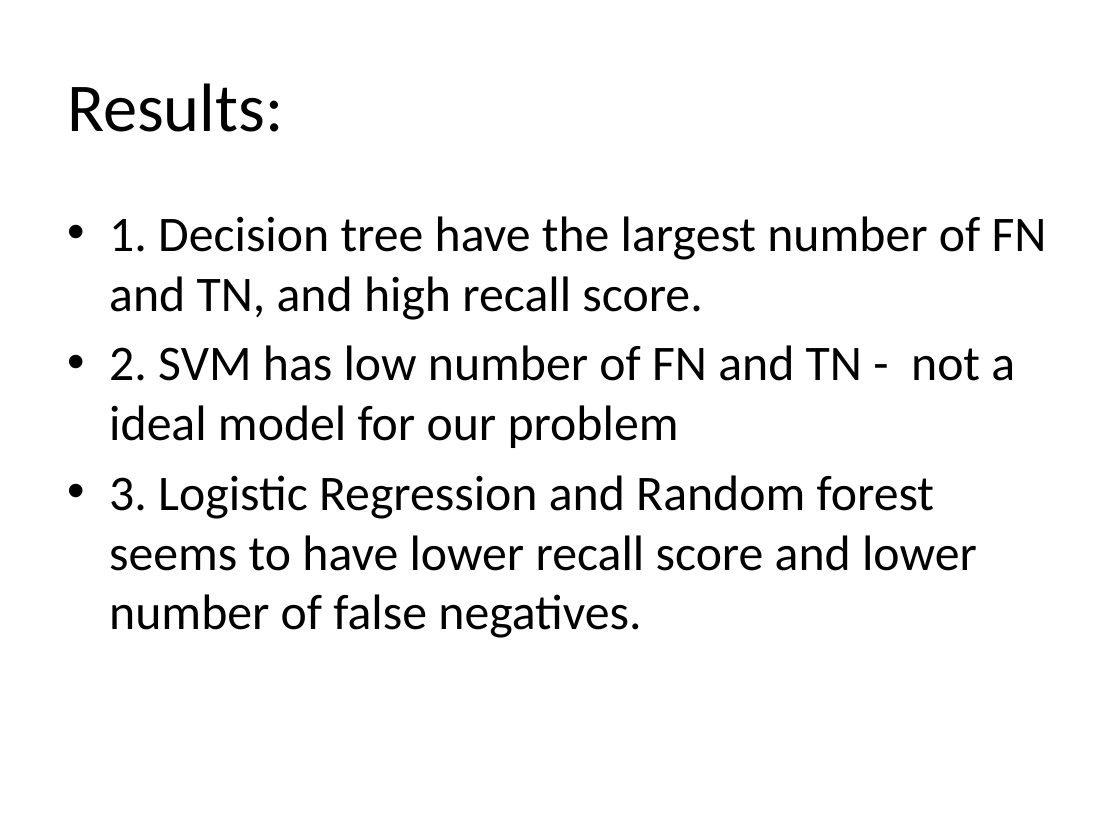
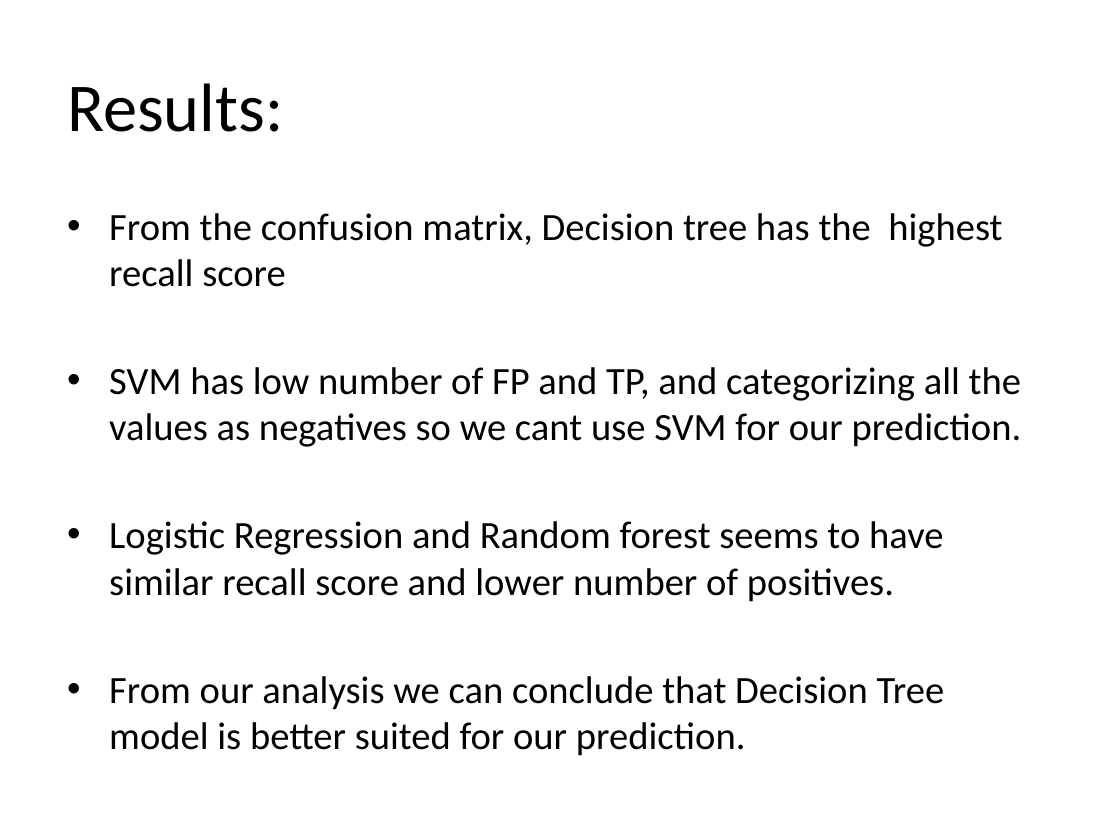
Before and after one commit to SoundaryaViji/capstone_project, a slide deck: slide 9 of FinalPresentation.pptx (slide 8 before the commit). Drawn at 1120x840 pixels with LibreOffice and Linux fonts; fonts in the diff are those of the drawing. Boxes give left, top, right and bottom in pixels: in the first picture for what was removed or moved away, otherwise in the second. Text is boxed around its words. In the diff, an @@ line names an element or a change of style, - is before the commit and + after.

Commit message:
updating with final results

```diff
--- a/FinalPresentation.pptx
+++ b/FinalPresentation.pptx
@@ text at [109, 213, 1022, 756]: text changed; size 32 to 24.8 pt @@
-• 1. Decision tree have the largest number of FN and TN, and high recall score.
-• 2. SVM has low number of FN and TN - not a ideal model for our problem
-• 3. Logistic Regression and Random forest seems to have lower recall score and lower number of false negatives.
+• From the confusion matrix, Decision tree has the highest recall score
+• SVM has low number of FP and TP, and categorizing all the values as negatives so we cant use SVM for our prediction.
+• Logistic Regression and Random forest seems to have similar recall score and lower number of positives.
+• From our analysis we can conclude that Decision Tree model is better suited for our prediction.
```
Also in this commit, not shown: 8 other slides changed, 1 slide added, 2 other files.
